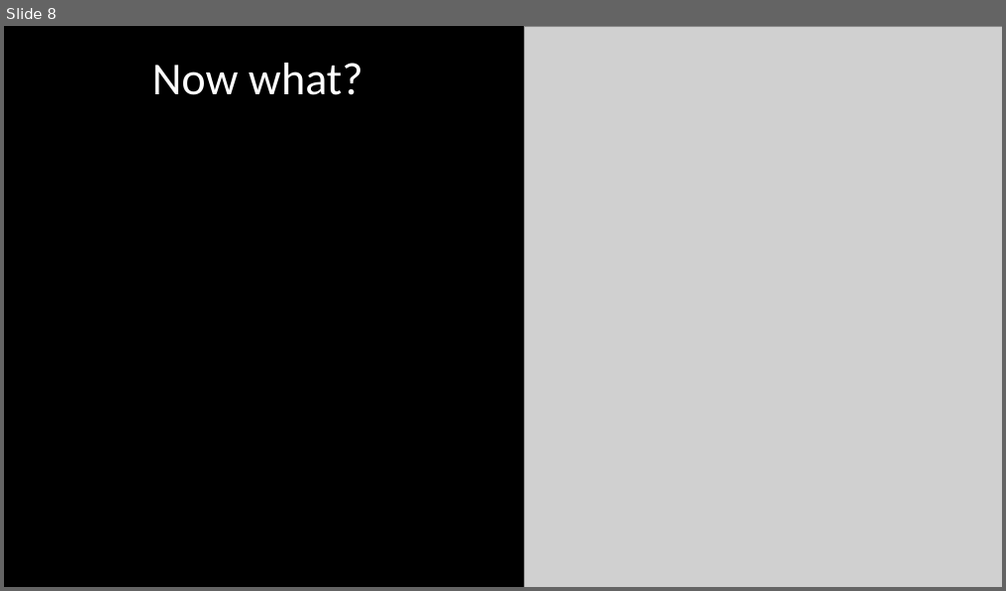
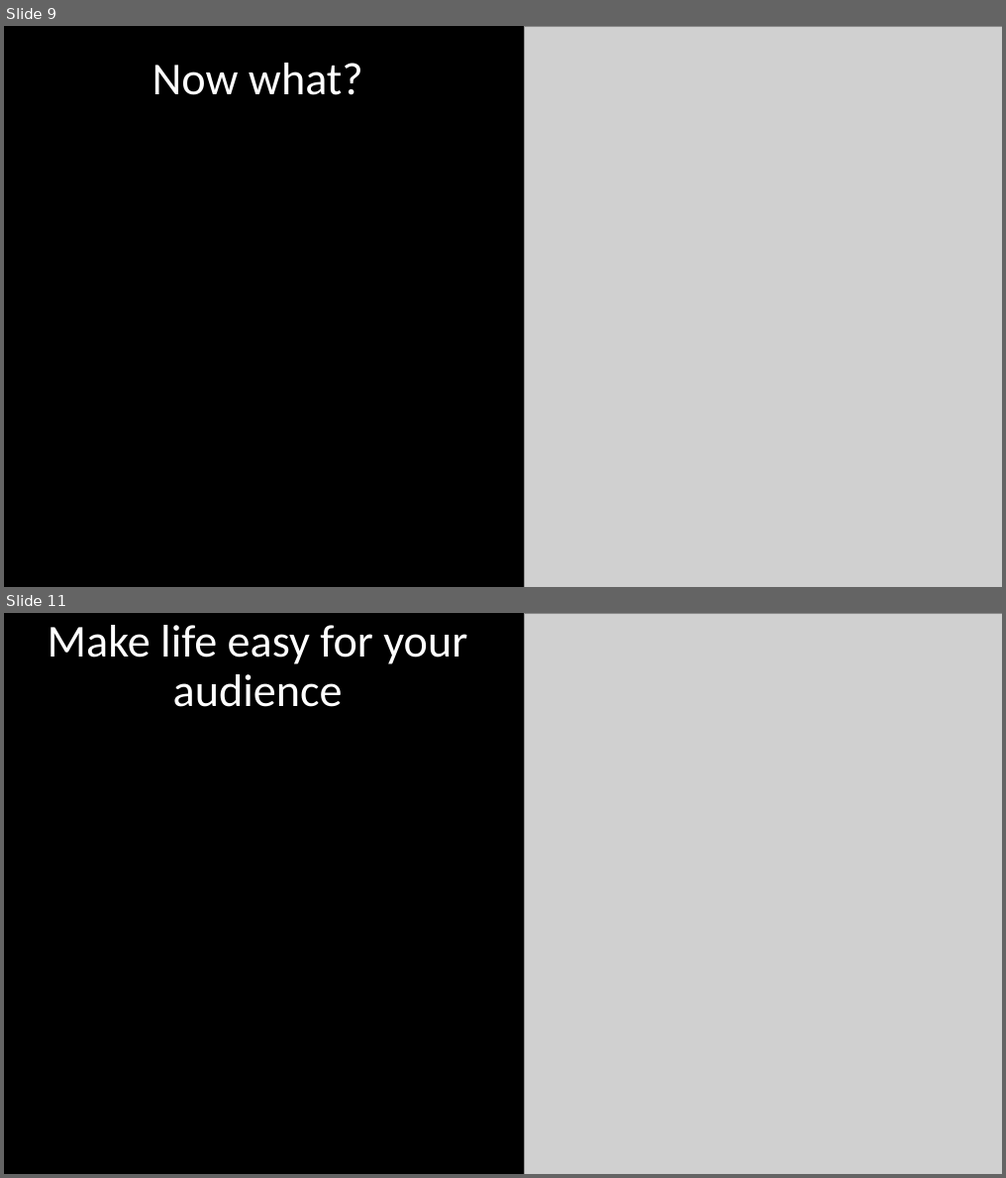
Before and after one commit to DeonRoos/stats-for-biologists, a slide deck: Lecture 5 - Cont LM/Slides/interpret_lm_cont.pptx. Shown one above the other, each under a label of ours: slide 8 before the commit, slides 9 and 11 after it; the slides between them are not shown. The pictures are 1006x591 and 1006x1178 pixels, drawn with LibreOffice and Linux fonts; fonts in the diff are those of the drawing; grey boxes stand for pictures. Boxes give left, top, right and bottom in pixels: in the first picture for what was removed or moved away, otherwise in the second. Text is boxed around its words. In the diff, an @@ line names an element or a change of style, - is before the commit and + after.

```diff
--- a/Lecture 5 - Cont LM/Slides/interpret_lm_cont.pptx
+++ b/Lecture 5 - Cont LM/Slides/interpret_lm_cont.pptx
@@ slide 11 added at [4,613,1002,1174], background #000000 @@
@@ title added at [48,625,467,707], 44 pt, text #FFFFFF @@
+Make life easy for your audience
@@ picture added at [525,613,1002,1174] @@
@@ what was slide 8 is now slide 9 @@
```
Also in this commit, not shown: 5 slides changed, 1 other slide added, 2 other files.
